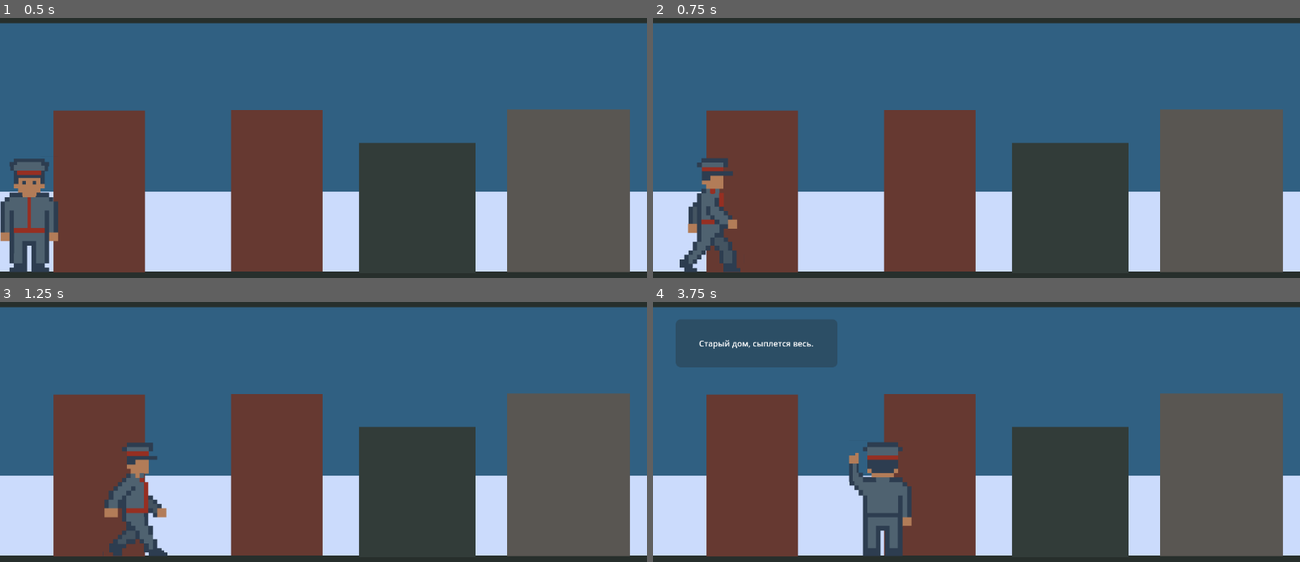
Above: before the commit, frames 1-4 (two rows, left to right).
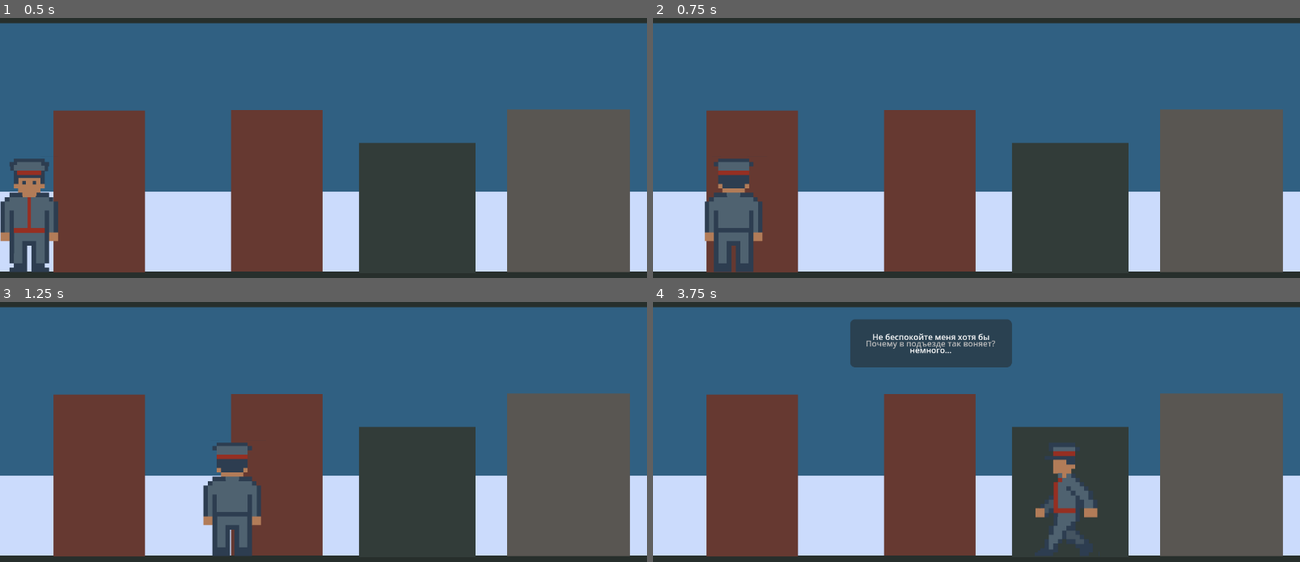
Above: after the commit, the same moments.

Repository: JoshuaWe1t/protocol-41
Game: Godot game, scene res://src/levels/sand_box/sand_box.tscn
Same seed, same stepped clock (60 frames per second), same inputs: the game is played once before the commit and once after it.
Inputs:
- Up to frame 1 (0.5 s): no input
- Up to frame 2 (0.75 s): tap Enter at 0.5 s; hold D (forward) from 0.53 s (still down); tap E (interact) at 0.6 s
- Up to frame 3 (1.25 s): keep holding D (forward)
- Up to frame 4 (3.75 s): release D (forward) at 1.28 s; hold A (backward) 1.28-2.03 s; tap E (interact) every 0.75 s from 1.35 to 3.6 s; hold D (forward) 2.03-3.53 s; hold A (backward) from 3.53 s (still down)

Frame 1 is identical in both runs. In frame 2, 3.5% of the frame differs, in the area x 4-17%, y 54-98%; in frame 3, 5.1%; in frame 4, 14%, in the area x 3-69%, y 6-98%.

Commit message:
feat(control): Добавь управление персонажем для состояния

Diff:
--- a/src/gameplay/player/move_state.gd
+++ b/src/gameplay/player/move_state.gd
@@ -1,16 +1,30 @@
 extends State
 
-
-@export var move_state: State
-
+@export var idle_state: State
+@export var knock_state: State
 
 func enter_state() -> void:
-	pass # play animation
+	player.anim_player.play("walk")
 
+func physics_process(_delta: float) -> void:
+	var direction := Input.get_axis("backward", "forward")
 
-func update(_delta: float) -> void:
-	if Input.is_action_just_pressed("backward"):
-		switch_state.emit(move_state)
+	if direction == 0:
+		switch_state.emit(idle_state)
+		return
 
-	if Input.is_action_just_pressed("forward"):
-		switch_state.emit(move_state)
+	player.velocity.x = direction * player.SPEED
+	player.sprite.flip_h = (direction < 0)
+
+	# Можно ли взаимодействовать на ходу? Если да:
+	if Input.is_action_just_pressed("go_up"):
+		player.try_go_up()
+	elif Input.is_action_just_pressed("go_down"):
+		player.try_go_down()
+	elif Input.is_action_just_pressed("interact"):
+		if player.at_door:
+			switch_state.emit(knock_state)
+		elif player.at_lift:
+			player.try_use_lift()
+
+	player.move_and_slide()
